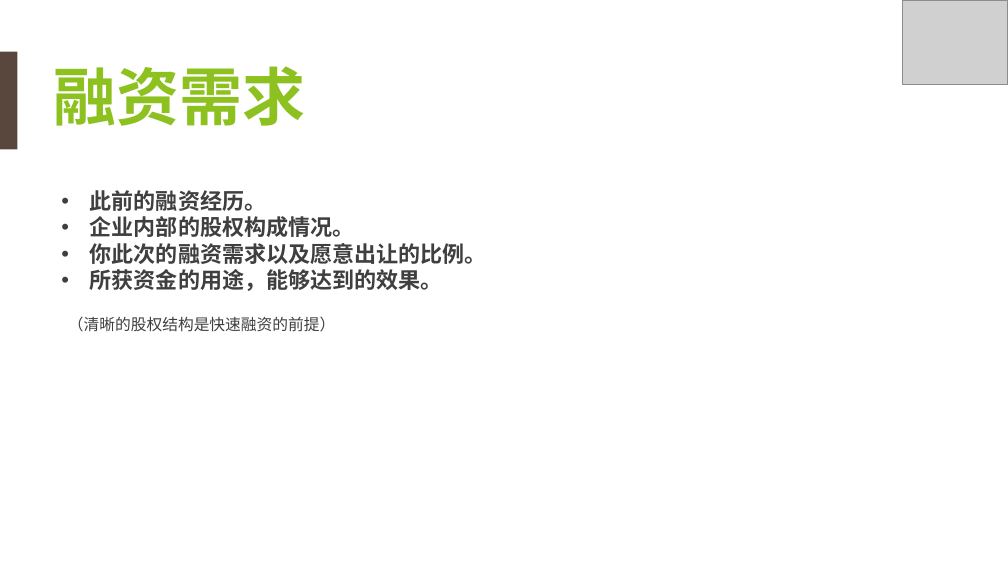
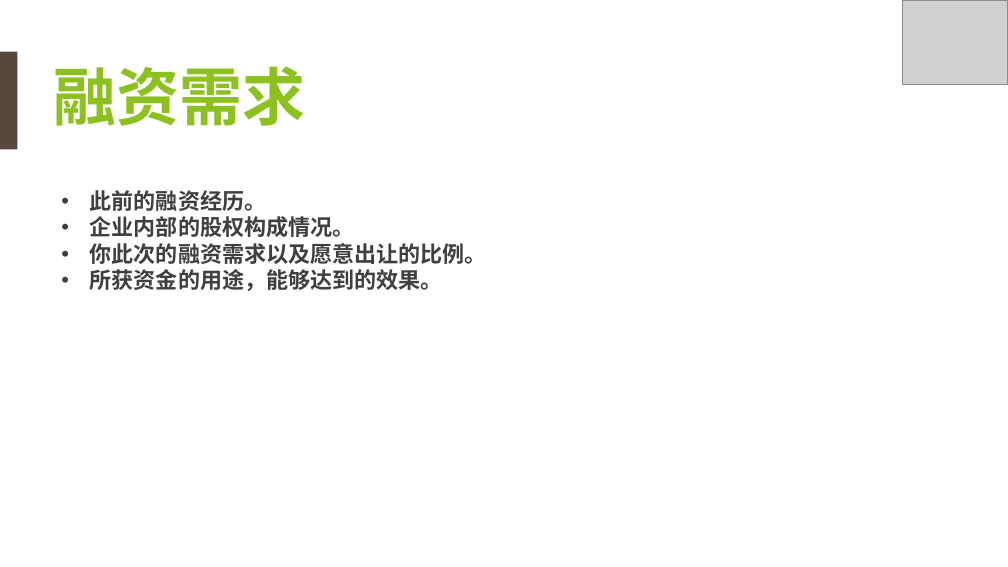
Before and after one commit to chenhening/wifiworld, a slide deck: slide 14 of doc/anynet_bp.ppt (slide 15 before the commit). Drawn at 1008x567 pixels with LibreOffice and Linux fonts; fonts in the diff are those of the drawing; grey boxes stand for pictures; background and template pictures are left out. Boxes give left, top, right and bottom in pixels: in the first picture for what was removed or moved away, otherwise in the second. Text is boxed around its words. In the diff, an @@ line names an element or a change of style, - is before the commit and + after.

```diff
--- a/doc/anynet_bp.ppt
+++ b/doc/anynet_bp.ppt
@@ text removed at (x1=68, y1=316, x2=336, y2=332) @@
-（清晰的股权结构是快速融资的前提）
```
Also in this commit, not shown: 6 other slides changed, 2 slides added, 4 slides removed, 1 other file.
